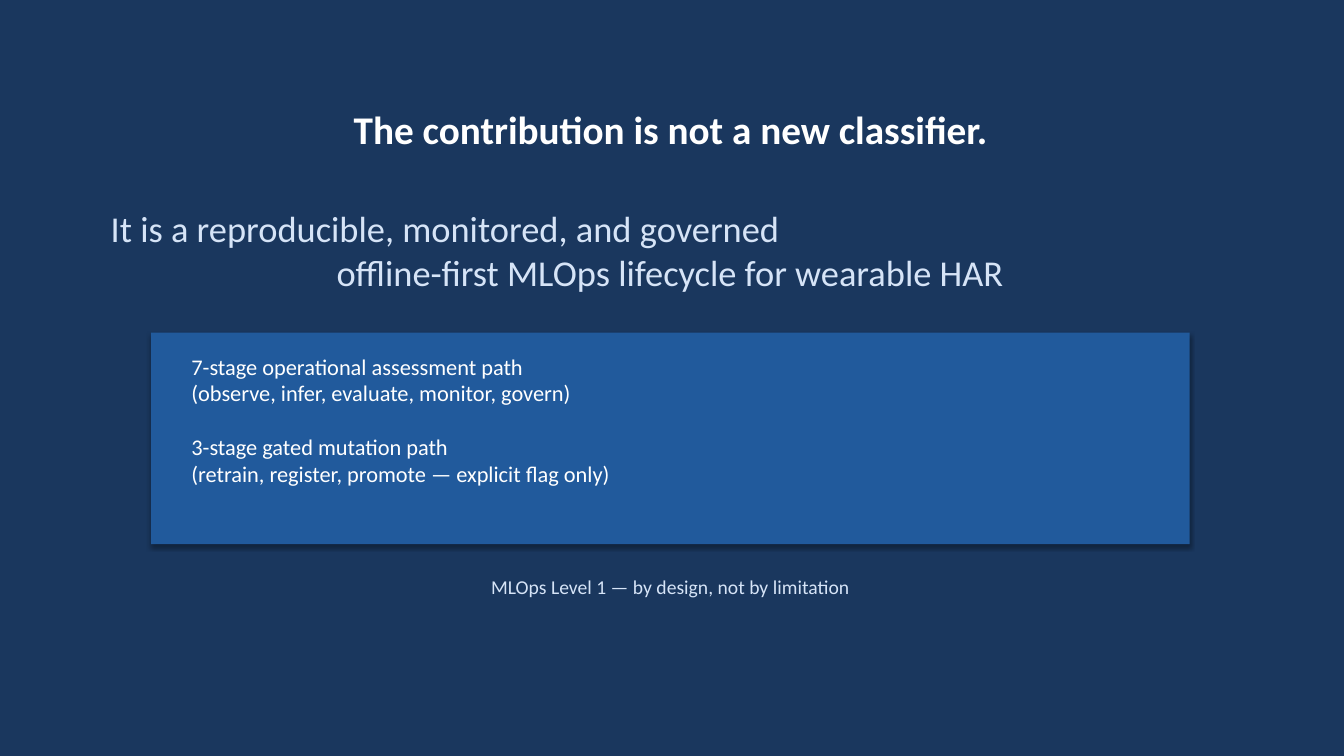
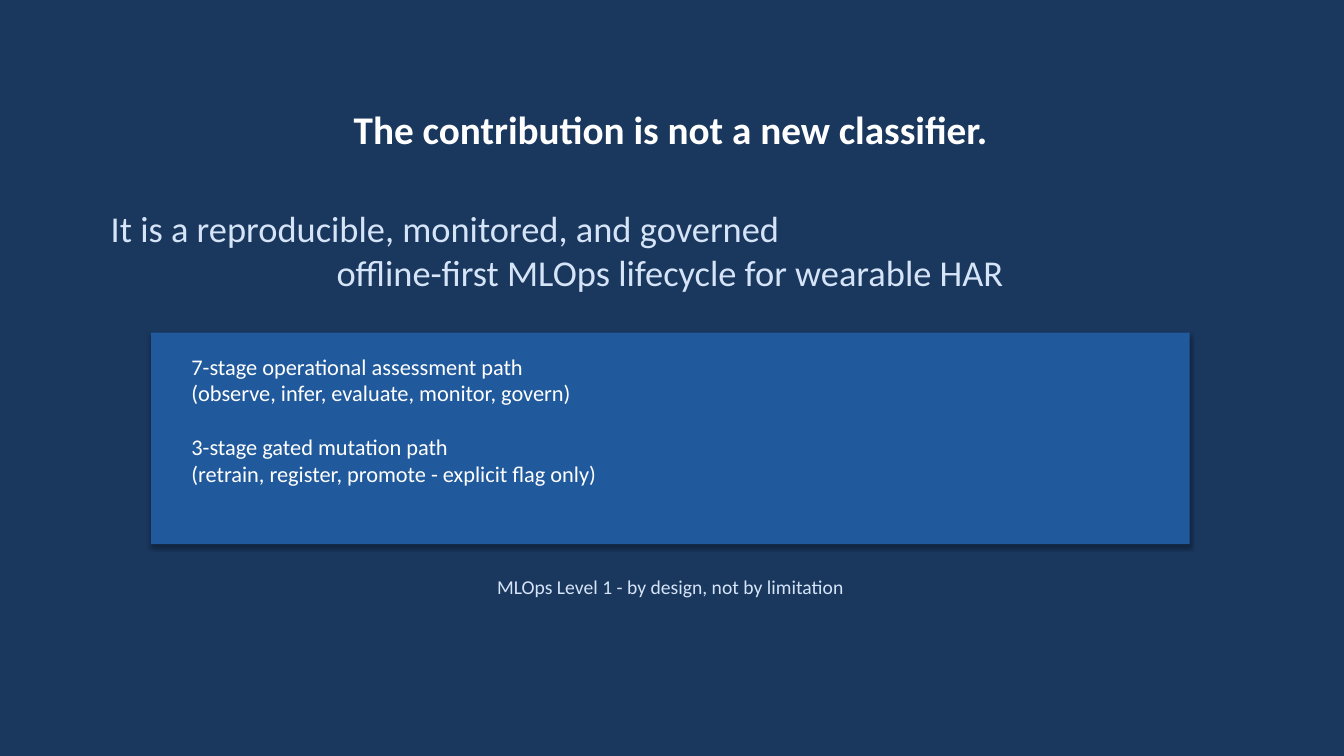
Before and after one commit to ShalinVachheta017/wearable-har-mlops-pipeline, a slide deck: slide 4 of internal/writing/defense_slides.pptx. Drawn at 1344x756 pixels with LibreOffice and Linux fonts; fonts in the diff are those of the drawing. Boxes give left, top, right and bottom in pixels: in the first picture for what was removed or moved away, otherwise in the second. Text is boxed around its words. In the diff, an @@ line names an element or a change of style, - is before the commit and + after.

```diff
--- a/internal/writing/defense_slides.pptx
+++ b/internal/writing/defense_slides.pptx
@@ text at <box>191,359,595,486</box>: text changed @@
-7-stage operational assessment path
-(observe, infer, evaluate, monitor, govern)
-3-stage gated mutation path
-(retrain, register, promote — explicit flag only)
+7-stage operational assessment path
+(observe, infer, evaluate, monitor, govern)
+3-stage gated mutation path
+(retrain, register, promote - explicit flag only)
@@ text at <box>497,580,843,598</box>: text changed @@
-MLOps Level 1 — by design, not by limitation
+MLOps Level 1 - by design, not by limitation
```
Also in this commit, not shown: 16 other slides changed, 2 other files.
